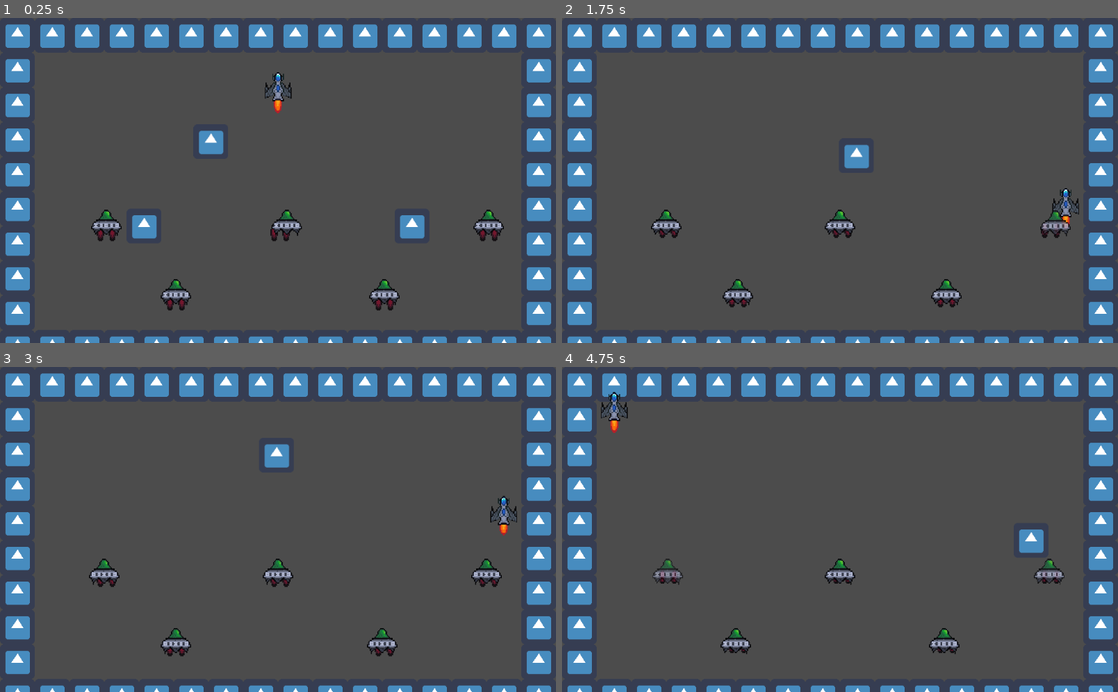
Above: before the commit, frames 1-4 (two rows, left to right).
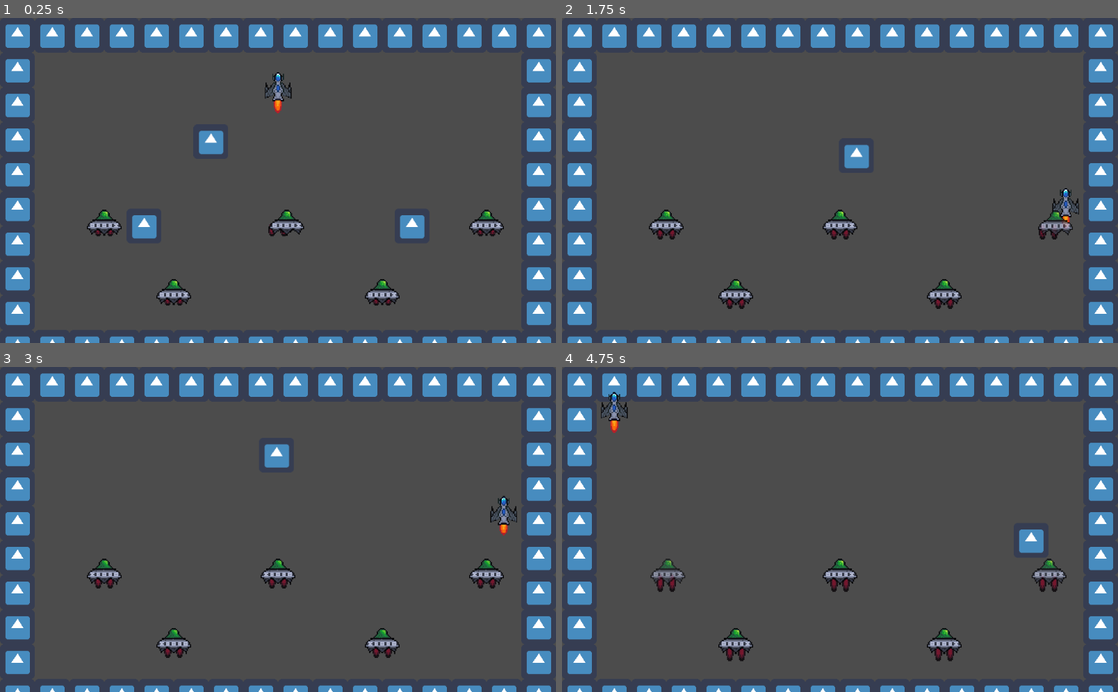
Above: after the commit, the same moments.

Repository: JoseTMonagas/ldjam48
Game: Godot game, scene res://src/main.tscn
Same seed, same stepped clock (60 frames per second), same inputs: the game is played once before the commit and once after it. The engine's default icon, where the game draws it, is replaced by a stand-in: a white triangle on a blue panel in a dark square.
Inputs:
- Up to frame 1 (0.25 s): no input
- Up to frame 2 (1.75 s): tap Enter (ui_accept) at 0.5, 0.77, 1.52 s; hold Right (ui_right) 0.53-1.28 s; hold Down (ui_down) from 1.28 s (still down)
- Up to frame 3 (3 s): release Down (ui_down) at 2.03 s; hold Right (ui_right) 2.03-2.78 s; hold Up (ui_up) from 2.78 s (still down)
- Up to frame 4 (4.75 s): tap Enter (ui_accept) at 3.02, 3.77, 4.52 s; release Up (ui_up) at 3.53 s; hold Left (ui_left) from 3.53 s (still down)

The runs differ from the first frame. In frame 1, 1.1% of the frame differs, in the area x 15-91%, y 58-90%; in frame 2, 0.9%; in frame 3, 0.9%; in frame 4, 0.9%.

Commit message:
ship fix

Diff:
--- a/src/brick/brick.tscn
+++ b/src/brick/brick.tscn
@@ -25,7 +25,7 @@
 "frames": [ SubResource( 1 ), SubResource( 2 ), SubResource( 3 ) ],
 "loop": true,
 "name": "default",
-"speed": 8.0
+"speed": 6.0
 } ]
 
 [sub_resource type="AtlasTexture" id=6]
@@ -64,26 +64,26 @@
 anims/hit = ExtResource( 3 )
 
 [node name="Sprite" type="AnimatedSprite" parent="."]
-position = Vector2( 4, 9.53674e-07 )
-scale = Vector2( 1.75, 2 )
+position = Vector2( -9.53674e-07, 9.53674e-07 )
+scale = Vector2( 2, 2 )
 z_index = 1
 frames = SubResource( 4 )
-frame = 2
+frame = 1
 playing = true
 
 [node name="Thrusters" type="Node2D" parent="."]
-position = Vector2( 0, 16 )
+position = Vector2( -3.96851, 18.7779 )
 
 [node name="Thrust1" type="AnimatedSprite" parent="Thrusters"]
 position = Vector2( -5.91888, -16 )
 scale = Vector2( 2, 2 )
 frames = SubResource( 10 )
-frame = 3
+frame = 1
 playing = true
 
 [node name="Thrust2" type="AnimatedSprite" parent="Thrusters"]
 position = Vector2( 16.0815, -16 )
 scale = Vector2( 2, 2 )
 frames = SubResource( 10 )
-frame = 3
+frame = 1
 playing = true
